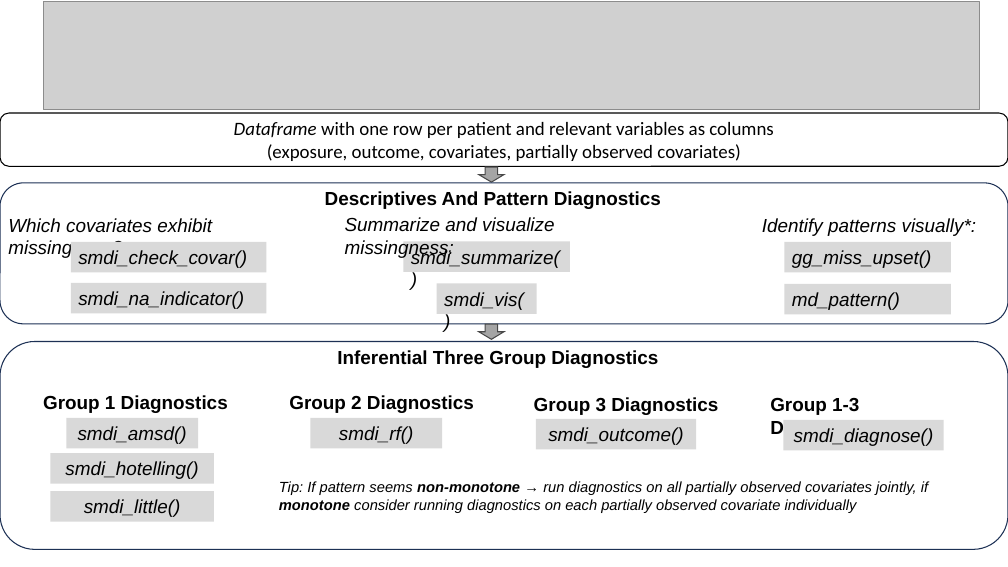
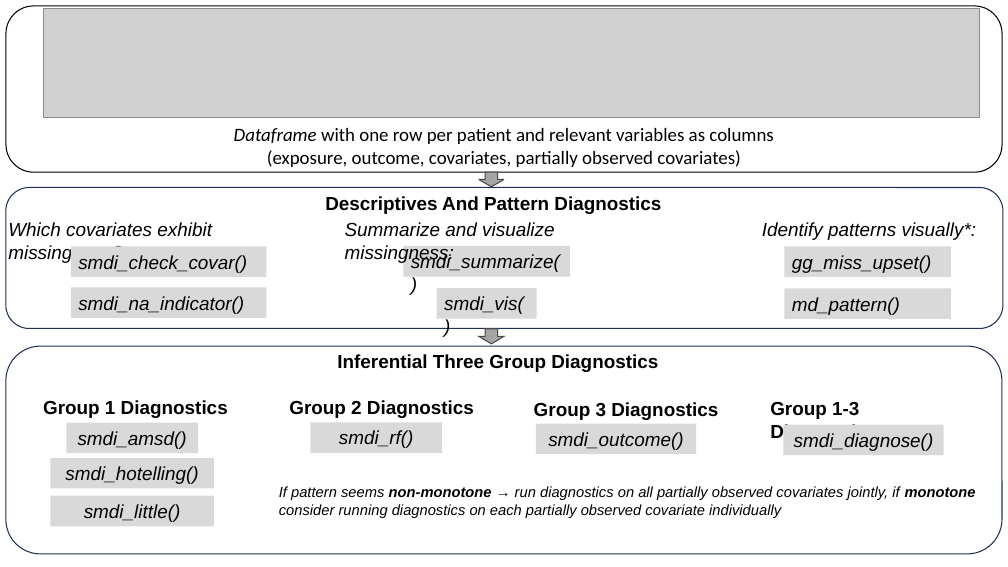
Before and after one commit to janickweberpals/smdi-manuscript, a slide deck: slide 1 of figures/manual_figures.pptx. Drawn at 1008x567 pixels with LibreOffice and Linux fonts; fonts in the diff are those of the drawing; grey boxes stand for pictures. Boxes give left, top, right and bottom in pixels: in the first picture for what was removed or moved away, otherwise in the second. Text is boxed around its words. In the diff, an @@ line names an element or a change of style, - is before the commit and + after.

Commit message:
slightly modified excluding "Tip" and visually

```diff
--- a/figures/manual_figures.pptx
+++ b/figures/manual_figures.pptx
@@ rounded rectangle "Dataframe with one row per ...": place and size @@
-rounded rectangle "Dataframe with one row per ..." at bbox=[0, 113, 1008, 166]
+rounded rectangle "Dataframe with one row per ..." at bbox=[6, 6, 1003, 172]
@@ 12 rectangles, 7 texts, 2 right arrows, 1 picture: place and size @@
-12 rectangles, 7 texts, 2 right arrows, 1 picture at bbox=[8, 2, 979, 522]
+12 rectangles, 7 texts, 2 right arrows, 1 picture at bbox=[8, 9, 979, 526]
@@ rounded rectangle: place and size @@
-rounded rectangle at bbox=[0, 183, 1008, 324]
+rounded rectangle at bbox=[6, 188, 1003, 328]
@@ text "Descriptives And Pattern Diagnostics": place and size @@
-text "Descriptives And Pattern Diagnostics" at bbox=[325, 191, 661, 209]
+text "Descriptives And Pattern Diagnostics" at bbox=[325, 196, 661, 214]
@@ text "Inferential Three Group Diagnostics": place and size @@
-text "Inferential Three Group Diagnostics" at bbox=[337, 350, 658, 368]
+text "Inferential Three Group Diagnostics" at bbox=[337, 354, 658, 372]
@@ rounded rectangle: place and size @@
-rounded rectangle at bbox=[0, 342, 1008, 550]
+rounded rectangle at bbox=[6, 346, 1003, 554]
@@ text at bbox=[279, 486, 976, 518]: text changed @@
-Tip: If pattern seems non-monotone → run diagnostics on all partially observed covariates jointly, if monotone consider running diagnostics on each partially observed covariate individually
+If pattern seems non-monotone → run diagnostics on all partially observed covariates jointly, if monotone consider running diagnostics on each partially observed covariate individually
```
Also in this commit, not shown: 1 other file.
